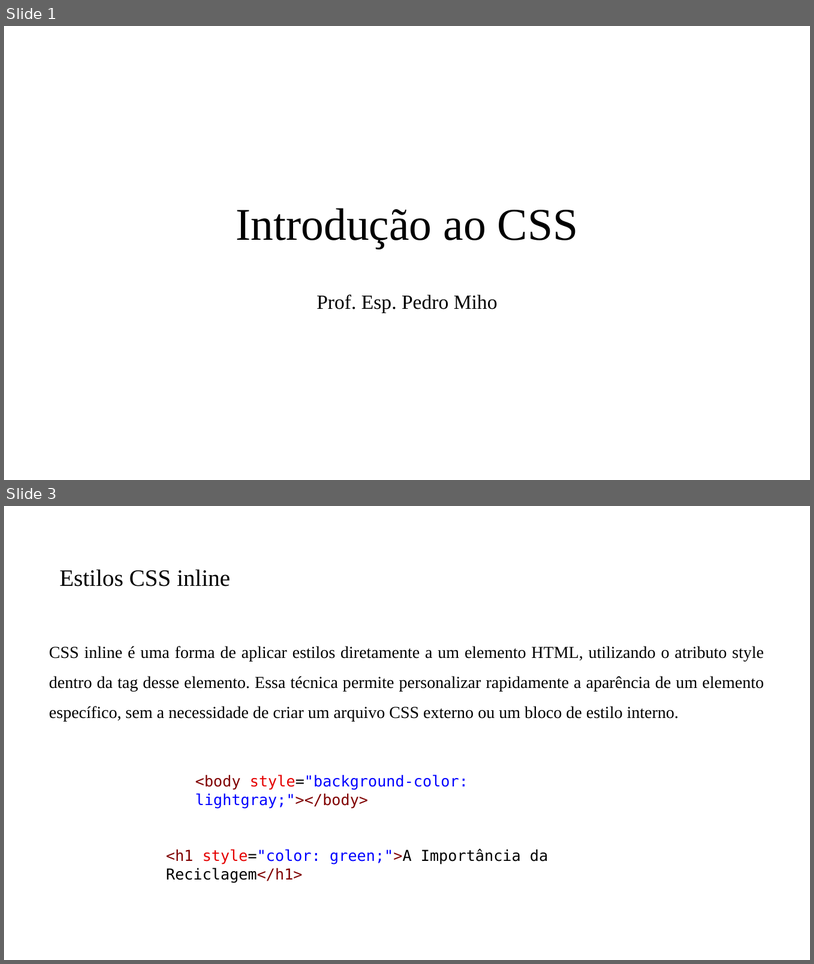
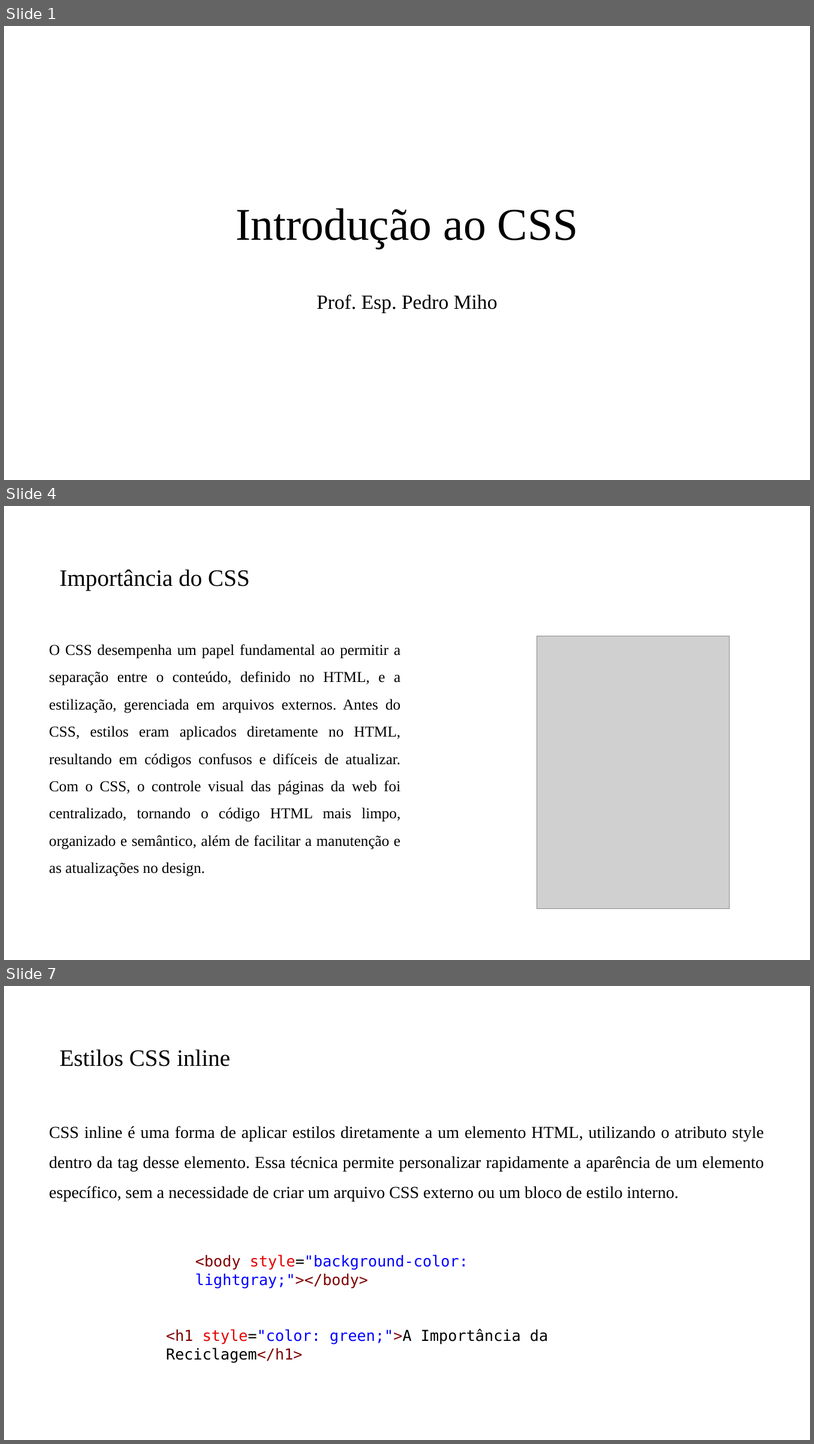
Before and after one commit to PedroMiho/Logica-de-Programacao, a slide deck: Módulo 01 - HTML e CSS/Aula 04 - Introdução ao CSS/Introdução ao CSS.pptx. Shown one above the other, each under a label of ours: slides 1 and 3 before the commit, slides 1, 4 and 7 after it; the slides between them are not shown. The pictures are 814x964 and 814x1444 pixels, drawn with LibreOffice and Linux fonts; fonts in the diff are those of the drawing; grey boxes stand for pictures; background and template pictures are left out. Boxes give left, top, right and bottom in pixels: in the first picture for what was removed or moved away, otherwise in the second. Text is boxed around its words. In the diff, an @@ line names an element or a change of style, - is before the commit and + after.

```diff
--- a/Módulo 01 - HTML e CSS/Aula 04 - Introdução ao CSS/Introdução ao CSS.pptx
+++ b/Módulo 01 - HTML e CSS/Aula 04 - Introdução ao CSS/Introdução ao CSS.pptx
@@ slide 4 added at (4,506,810,960), background #FFFFFF @@
@@ title added at (60,569,250,590), 28 pt, text #000000 @@
+Importância do CSS
@@ text added at (49,644,401,876), 18 pt, text #000000 @@
+O CSS desempenha um papel fundamental ao permitir a separação entre o conteúdo, definido no HTML, e a estilização, gerenciada em arquivos externos. Antes do CSS, estilos eram aplicados diretamente no HTML, resultando em códigos confusos e difíceis de atualizar. Com o CSS, o controle visual das páginas da web foi centralizado, tornando o código HTML mais limpo, organizado e semântico, além de facilitar a manutenção e as atualizações no design.
@@ picture added at (537,636,730,907) @@
@@ what was slide 3 is now slide 7 @@
```
Also in this commit, not shown: 4 other slides added, 1 slide removed, 2 other files.
